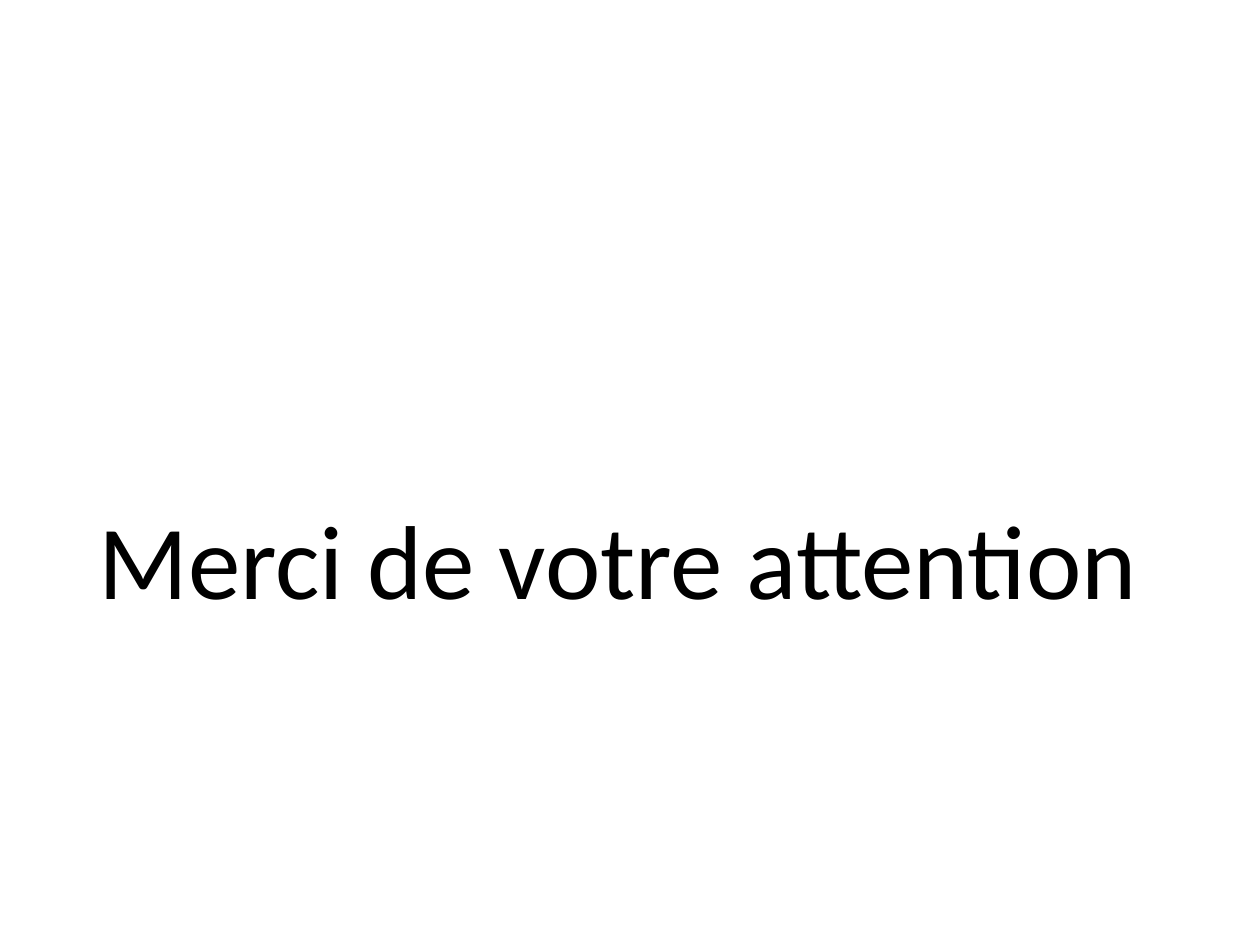
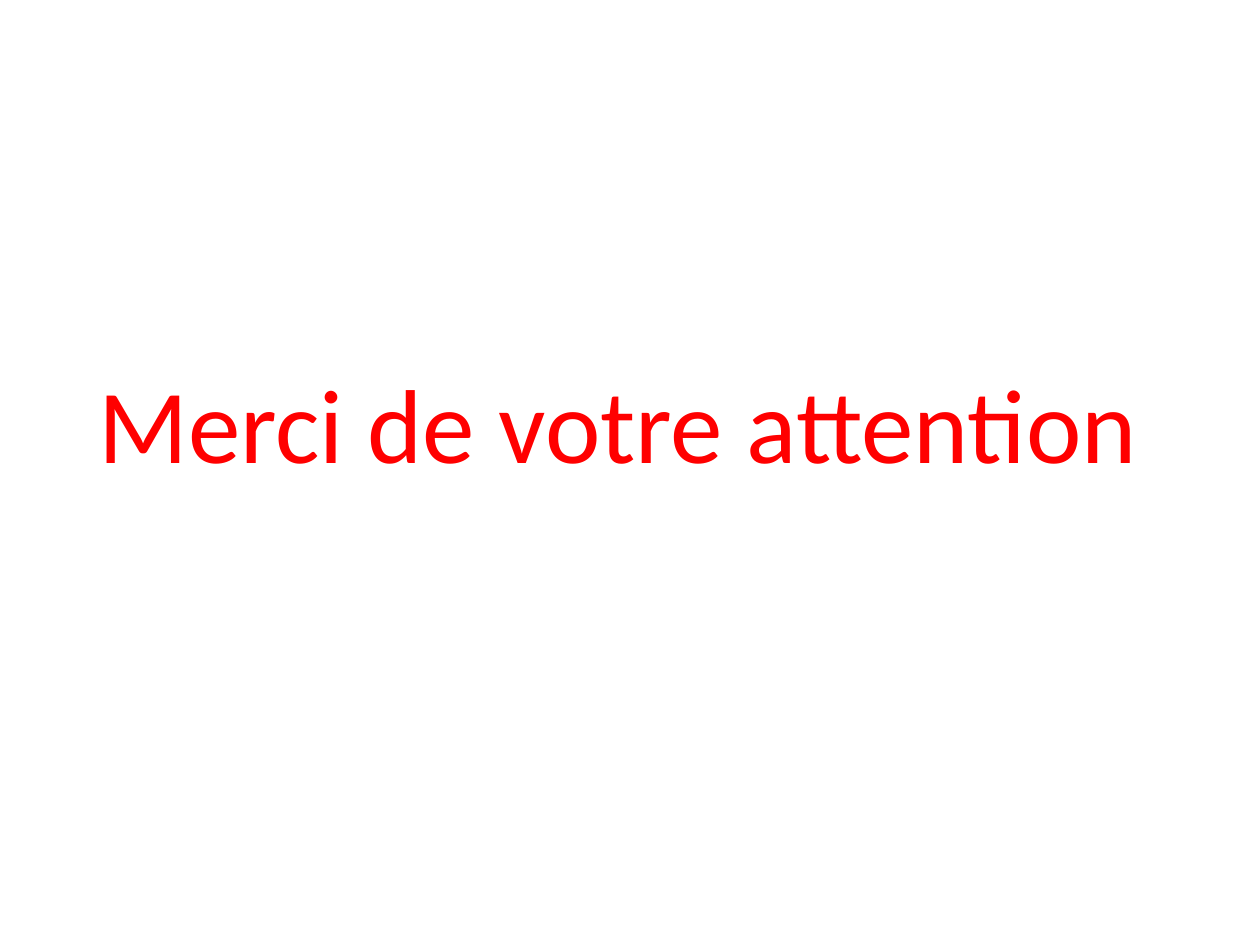
Before and after one commit to JordanJouffroy/projet, a slide deck: slide 10 of Présentation_ue4_Jouffroy_hamaili.pptx (slide 9 before the commit). Drawn at 1260x945 pixels with LibreOffice and Linux fonts; fonts in the diff are those of the drawing. Boxes give left, top, right and bottom in pixels: in the first picture for what was removed or moved away, otherwise in the second. Text is boxed around its words. In the diff, an @@ line names an element or a change of style, - is before the commit and + after.

```diff
--- a/Présentation_ue4_Jouffroy_hamaili.pptx
+++ b/Présentation_ue4_Jouffroy_hamaili.pptx
@@ title "Merci de votre attention" moved from (x1=99, y1=526, x2=1137, y2=600) to (x1=99, y1=390, x2=1137, y2=464) @@
@@ title "Merci de votre attention" at (x1=99, y1=390, x2=1137, y2=464): text colour #000000 to #FF0000 @@
```
Also in this commit, not shown: 7 slides added, 6 slides removed.
